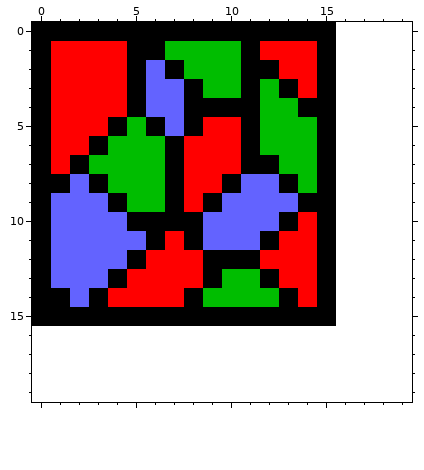
Pixel-art sprite, stored at resources/mapa_nivel_4/bloque_grande.png. This is how it looked before the edit.
The file is 16x16 pixels. Pixels under 10% opacity are left out. The old version is drawn lined up with the new one, on the new canvas.
And afterwards:
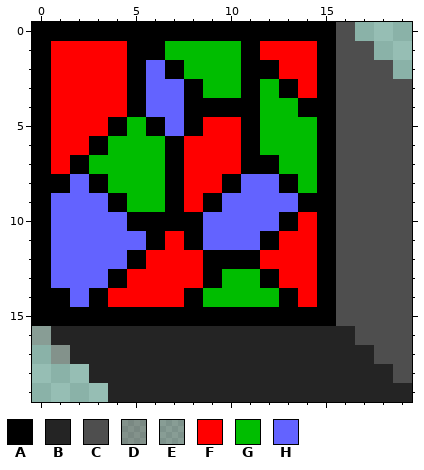
Palette (. is transparent): A #000000  B #242424  C #4e4e4e  D #4a131541  E #4b131531  F #ff0000  G #00bd00  H #6363ff
Commit: bloques con sombras
The edit:
canvas 16x16 -> 20x20
Changed rows in their new state; - is an unchanged pixel.
first column x 0:
 0 ----------------C---
 1 ----------------CC--
 2 ----------------CCC-
 3 ----------------CCCC
 4 ----------------CCCC
 5 ----------------CCCC
 6 ----------------CCCC
 7 ----------------CCCC
 8 ----------------CCCC
 9 ----------------CCCC
10 ----------------CCCC
11 ----------------CCCC
12 ----------------CCCC
13 ----------------CCCC
14 ----------------CCCC
15 ----------------CCCC
16 EBBBBBBBBBBBBBBBBCCC
17 -DBBBBBBBBBBBBBBBBCC
18 ---BBBBBBBBBBBBBBBBC
19 ----BBBBBBBBBBBBBBBB
Changed places in both pictures, as pixel boxes (x1, y1, x2, y2):
added: (32, 22, 412, 402)
